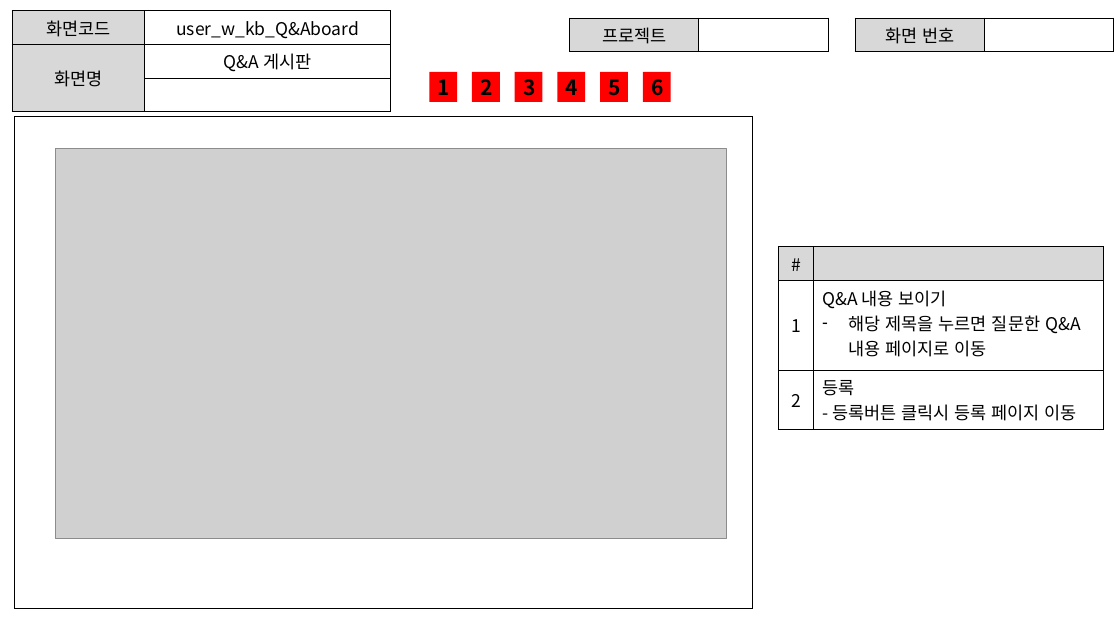
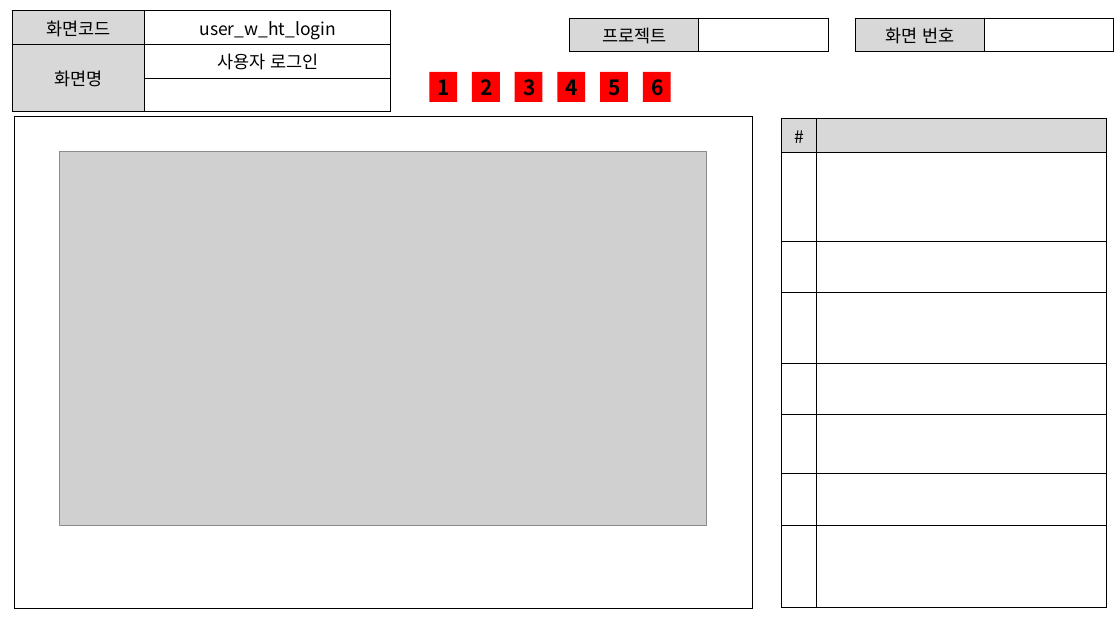
Before and after one commit to ezenteam2/EzenCrowdFunding, a slide deck: slide 5 of project03 화면설계서/project03 - 화면 설계서 - 기범.pptx (slide 7 before the commit). Drawn at 1120x630 pixels with LibreOffice and Linux fonts; fonts in the diff are those of the drawing; grey boxes stand for pictures. Boxes give left, top, right and bottom in pixels: in the first picture for what was removed or moved away, otherwise in the second. Text is boxed around its words. In the diff, an @@ line names an element or a change of style, - is before the commit and + after.

```diff
--- a/project03 화면설계서/project03 - 화면 설계서 - 기범.pptx
+++ b/project03 화면설계서/project03 - 화면 설계서 - 기범.pptx
@@ table at [12, 11, 391, 99] @@
-row 1, column 2: user_w_kb_Q&Aboard
+row 1, column 2: user_w_ht_login
-row 2, column 2: Q&A 게시판
+row 2, column 2: 사용자 로그인
@@ table at [782, 118, 1107, 607] @@
-row 2: 1 | Q&A 내용 보이기 / 해당 제목을 누르면 질문한 Q&A 내용 페이지로 이동
-row 3: 2 | 등록 / - 등록버튼 클릭시 등록 페이지 이동
+row 2:  | 
+row 3:  | 
+row 4:  | 
+row 5:  | 
+row 6:  | 
+row 7:  | 
+row 8:  | 
@@ table: place and size @@
-table at [779, 247, 1103, 440]
+table at [782, 118, 1107, 607]
@@ picture: place and size @@
-picture at [55, 149, 727, 539]
+picture at [60, 152, 707, 526]
```
Also in this commit, not shown: 7 other slides changed, 12 slides removed, 8 other files.
